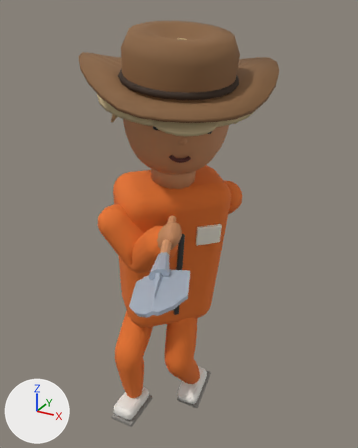
The glTF model public/models/camper.glb as it was, and as the next commit left it.
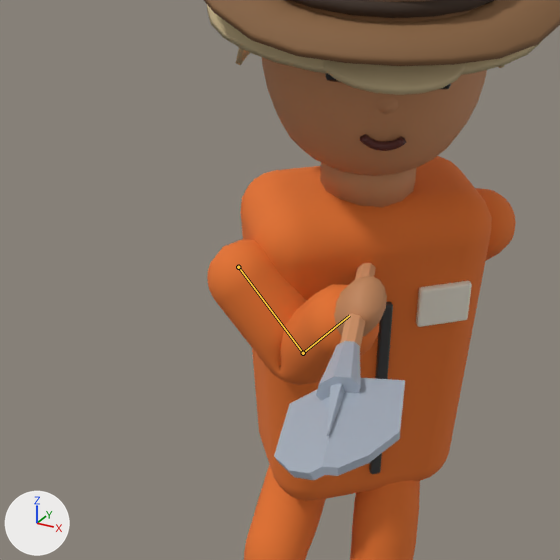
There are two pictures of each version: one whole from a camera (50 mm lens) standing at (1.55, -2.621, 2.788) and looking at (0.176, -0.123, 1.539), one close up on the part from 0% to 74% of the width and 20% to 79% of the height. Every picture has the same lights, and +X, +Y and +Z are marked at lower left. The first two pictures are the older version. Both versions are drawn at frame 28 of the action 'Scoop'; the numbers are the values there. The bones that change are drawn over the model as lines in the close-ups.

In view in the first close-up: 'CGLCamper_Bucket_HatBrim', 'CGLCamper_Cowboy_HatBand', 'CGLCamper_Cowboy_HatBrim', 'CGLCamper_DesertCap_Bill', 'CGLCamper_Head', 'CGLCamper_L_Hand', 'CGLCamper_L_Leg', 'CGLCamper_L_Sleeve', 'CGLCamper_Neck', 'CGLCamper_Patch', 'CGLCamper_R_Leg', 'CGLCamper_R_ShovelBlade', 'CGLCamper_Torso' and 10 more.
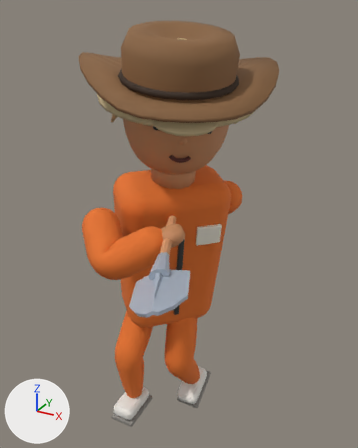
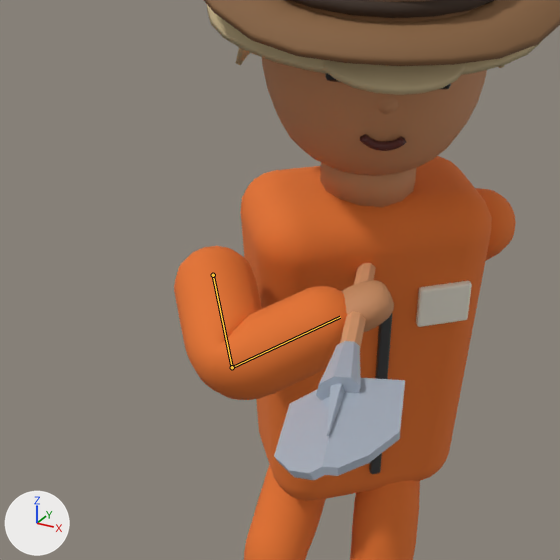
Commit message: Keep Scoop left arm outside torso throughout the loop

Where the change shows, as pixel boxes (x1, y1, x2, y2) in the close-ups (560 x 560 px):
'CGLCamper_L_Sleeve', posed
    before: (207, 239, 379, 385)
    after: (174, 246, 347, 400)
'CGLCamper_L_Hand', posed
    before: (334, 276, 387, 337)
    after: (342, 280, 394, 332)
bone 'arm.L', root to tip
    before: (238, 267) to (303, 353)
    after: (213, 275) to (232, 367)
bone 'forearm.L', root to tip
    before: (303, 353) to (349, 315)
    after: (232, 367) to (340, 317)

The edits, one by one:
Bone 'arm.L' (bone_arm_l) moves from (0.0, 0.0, 0.1) to (0.08, 0.0, 0.15).
Bone 'arm.L' (bone_arm_l) turns from (30, -11, 40) to (72, -2, 2) degrees about its own x, y and z.
Bone 'forearm.L' (bone_forearm_l) turns from (83, -29, 32) to (38, -30, 76) degrees about its own x, y and z.
